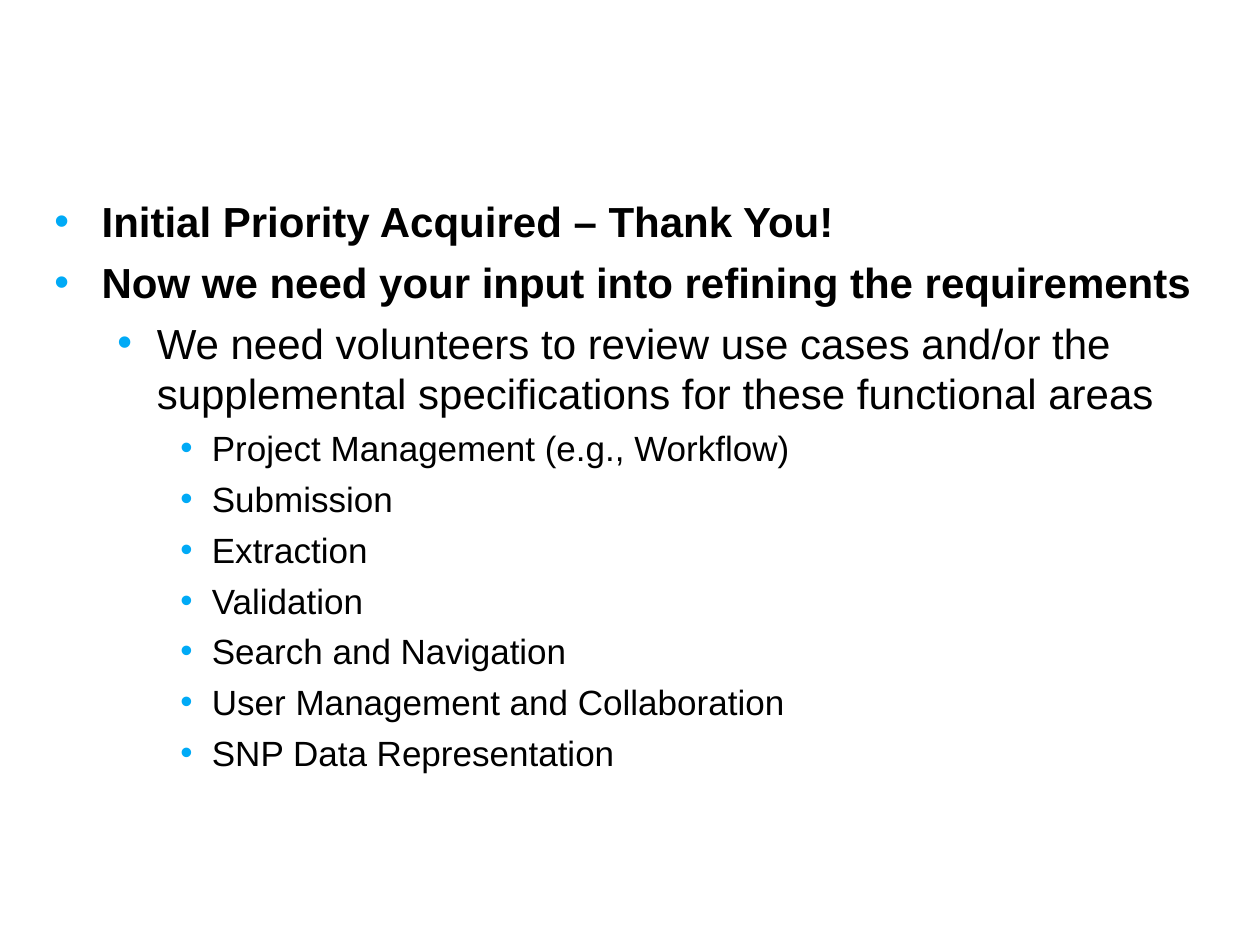
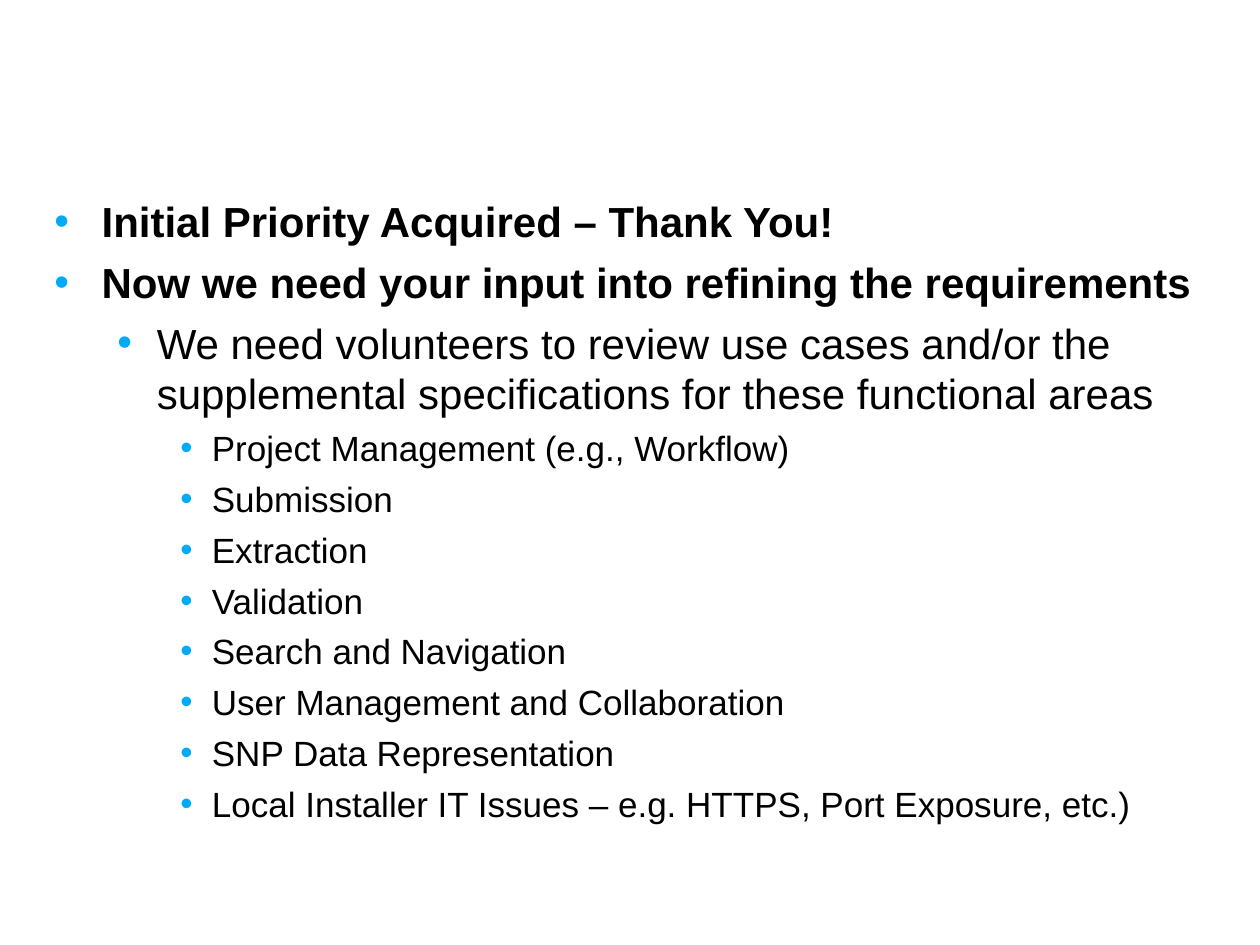
Before and after one commit to NCIP/caarray-docs, a slide deck: slide 13 of project_management/open_meetings/caArray User Community Meeting June 20.ppt. Drawn at 1260x945 pixels with LibreOffice and Linux fonts; fonts in the diff are those of the drawing; background and template pictures are left out. Boxes give left, top, right and bottom in pixels: in the first picture for what was removed or moved away, otherwise in the second. Text is boxed around its words. In the diff, an @@ line names an element or a change of style, - is before the commit and + after.

```diff
--- a/project_management/open_meetings/caArray User Community Meeting June 20.ppt
+++ b/project_management/open_meetings/caArray User Community Meeting June 20.ppt
@@ text at (x1=212, y1=791, x2=1130, y2=823): paragraph added @@
+    • Local Installer IT Issues – e.g. HTTPS, Port Exposure, etc.)
```
Also in this commit, not shown: 1 other slide changed, 1 slide added.
